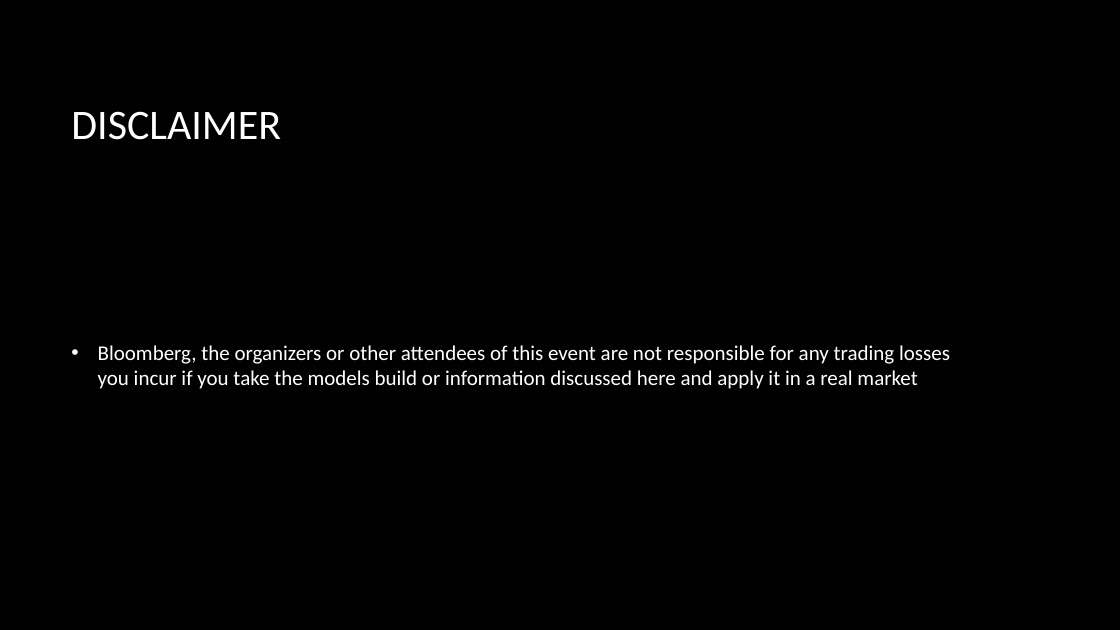
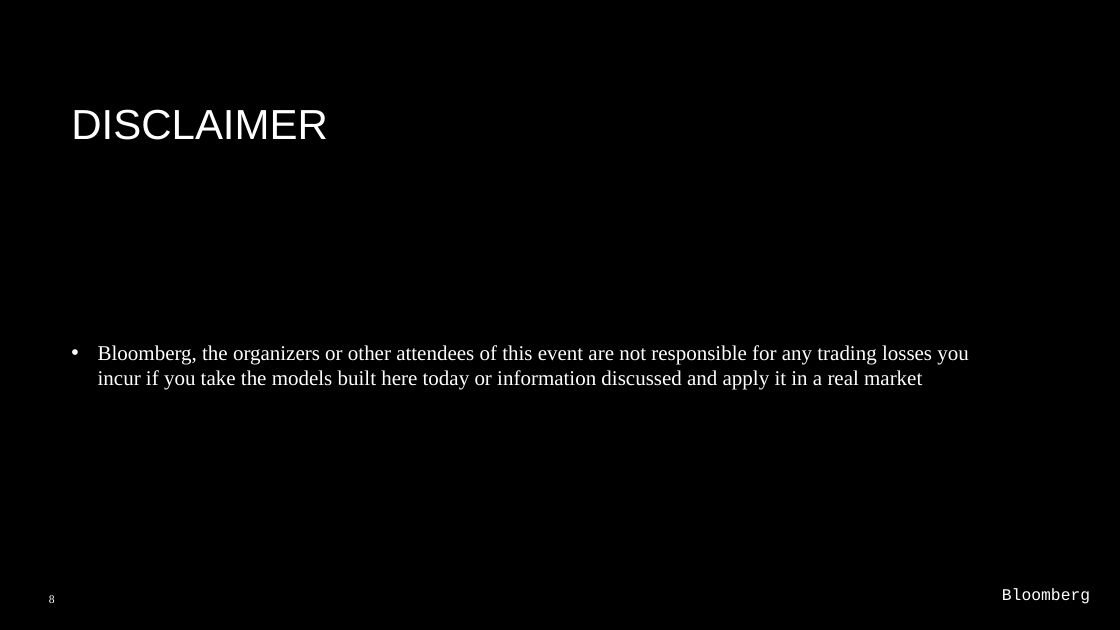
Before and after one commit to ashleysmart/mlgym, a slide deck: slide 8 of stock_price/CrypotHackaton.pptx. Drawn at 1120x630 pixels with LibreOffice and Linux fonts; fonts in the diff are those of the drawing; background and template pictures are left out. Boxes give left, top, right and bottom in pixels: in the first picture for what was removed or moved away, otherwise in the second. Text is boxed around its words. In the diff, an @@ line names an element or a change of style, - is before the commit and + after.

```diff
--- a/stock_price/CrypotHackaton.pptx
+++ b/stock_price/CrypotHackaton.pptx
@@ title "DISCLAIMER" at (x1=71, y1=109, x2=327, y2=140): font Calibri to Arial @@
@@ text at (x1=98, y1=345, x2=968, y2=390): text changed; font Calibri to Times New Roman @@
-• Bloomberg, the organizers or other attendees of this event are not responsible for any trading losses you incur if you take the models build or information discussed here and apply it in a real market
+• Bloomberg, the organizers or other attendees of this event are not responsible for any trading losses you incur if you take the models built here today or information discussed and apply it in a real market
@@ page number added at (x1=49, y1=595, x2=55, y2=603), 10 pt, text #FFFFFF @@
+8
@@ text added at (x1=1002, y1=588, x2=1090, y2=604), 14 pt, text #FFFFFF @@
+Bloomberg
```
Also in this commit, not shown: 26 other slides changed, 3 slides added, 2 slides removed, 3 other files.
